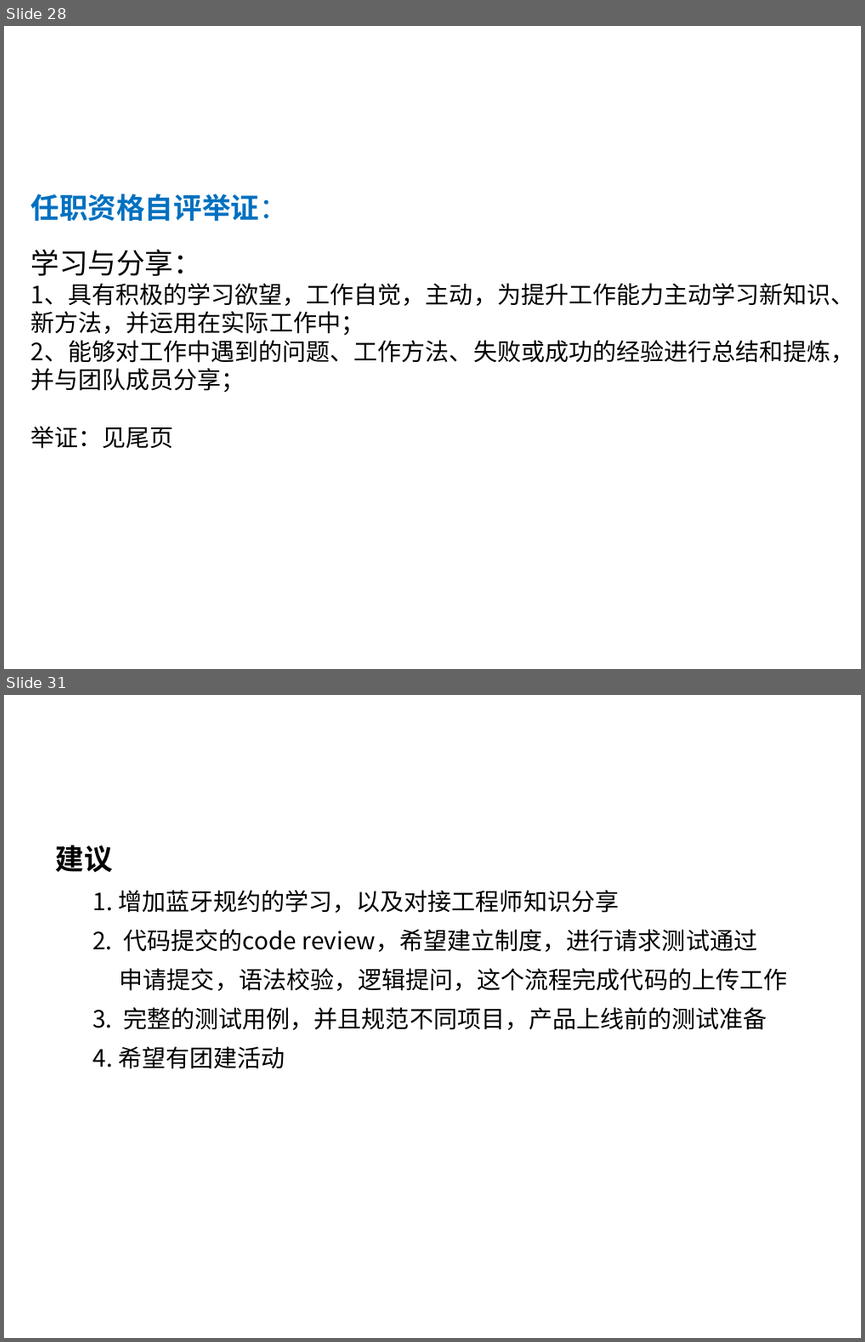
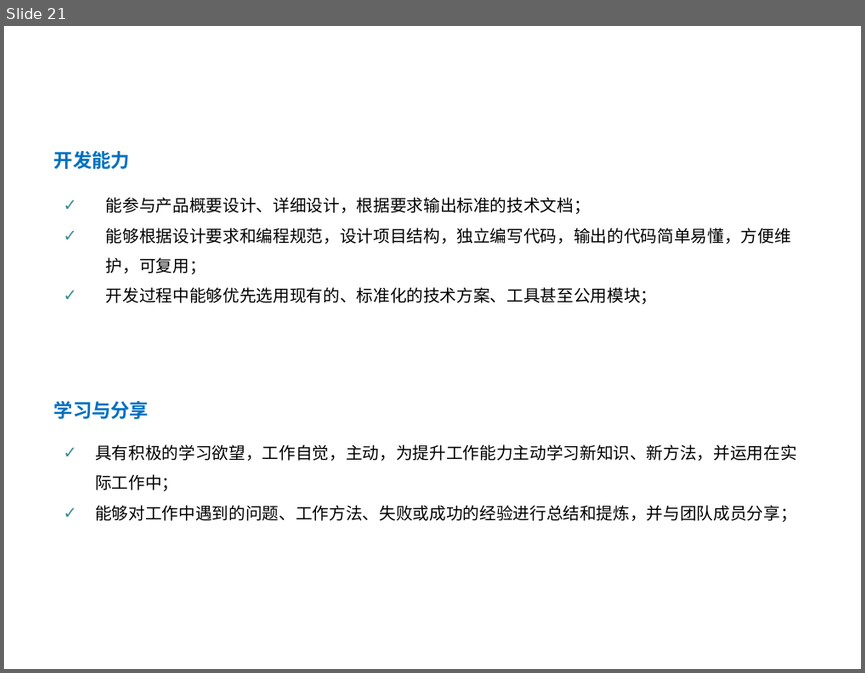
Before and after one commit to zhengyuliang/Blog-Back-Up, a slide deck: ppt/转正答辩汇报_郑宇亮.pptx. Shown one above the other, each under a label of ours: slides 28 and 31 before the commit, slide 21 after it; the slides between them are not shown. The pictures are 865x1342 and 865x673 pixels, drawn with LibreOffice and Linux fonts; fonts in the diff are those of the drawing; background and template pictures are left out. Boxes give left, top, right and bottom in pixels: in the first picture for what was removed or moved away, otherwise in the second. Text is boxed around its words. In the diff, an @@ line names an element or a change of style, - is before the commit and + after.

Commit message:
完成了转正报告PPT

```diff
--- a/ppt/转正答辩汇报_郑宇亮.pptx
+++ b/ppt/转正答辩汇报_郑宇亮.pptx
@@ slide 31 removed at [4,695,861,1338], background picture (left out) @@
@@ title removed at [55,845,112,872] @@
-建议和意见
@@ text removed at [92,890,788,1069] @@
-建议
-1. 增加蓝牙规约的学习，以及对接工程师知识分享
-2. 代码提交的code review，希望建立制度，进行请求测试通过
-申请提交，语法校验，逻辑提问，这个流程完成代码的上传工作
-3. 完整的测试用例，并且规范不同项目，产品上线前的测试准备
-4. 希望有团建活动
@@ page number removed at [615,1311,838,1335] @@
-31
@@ what was slide 28 is now slide 21 @@
@@ slide 21 changed as well @@
@@ text added at [54,151,130,169], 16 pt, text #0070C0, bold @@
+开发能力
@@ text added at [106,197,791,304], 14 pt, text #000000 @@
+✓ 能参与产品概要设计、详细设计，根据要求输出标准的技术文档；
+✓ 能够根据设计要求和编程规范，设计项目结构，独立编写代码，输出的代码简单易懂，方便维护，可复用；
+✓ 开发过程中能够优先选用现有的、标准化的技术方案、工具甚至公用模块；
@@ text added at [54,401,149,419], 16 pt, text #0070C0, bold @@
+学习与分享
@@ text at [95,444,796,522]: text changed; size 20 to 14 pt @@
-任职资格自评举证：
-学习与分享：
-1、具有积极的学习欲望，工作自觉，主动，为提升工作能力主动学习新知识、新方法，并运用在实际工作中；
-2、能够对工作中遇到的问题、工作方法、失败或成功的经验进行总结和提炼，并与团队成员分享；
-举证：见尾页
+✓ 具有积极的学习欲望，工作自觉，主动，为提升工作能力主动学习新知识、新方法，并运用在实际工作中；
+✓ 能够对工作中遇到的问题、工作方法、失败或成功的经验进行总结和提炼，并与团队成员分享；
@@ title at [95,444,796,460]: text changed @@
-个人自评：任职资格认证
+个人自评
```
Also in this commit, not shown: 18 other slides changed, 3 slides added, 13 other slides removed.
